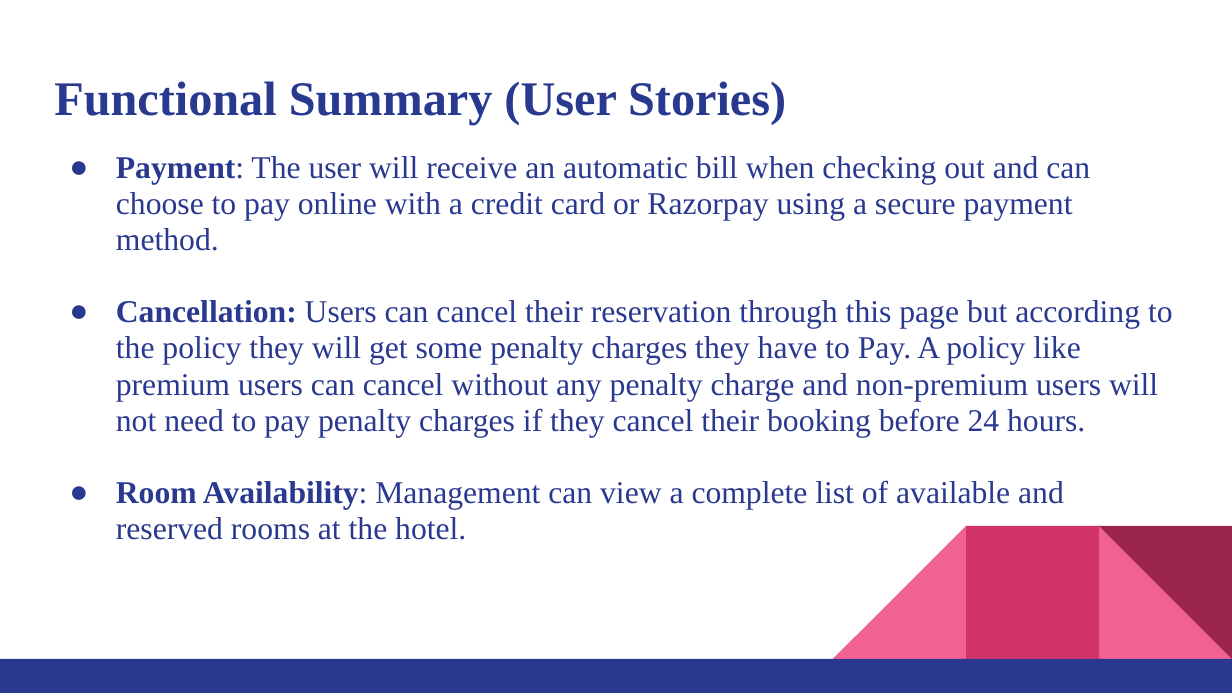
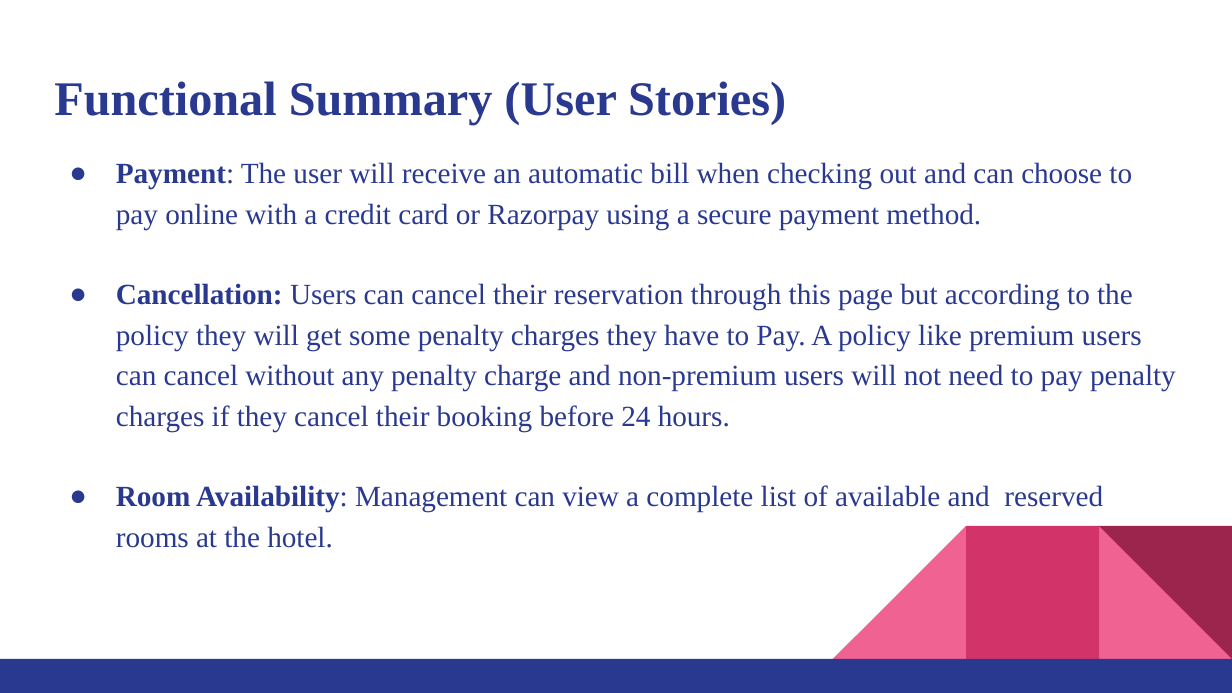
Before and after one commit to jd-rathod-120/Hotel-Automation-System-, a slide deck: slide 7 of Final_Presentation.pptx. Drawn at 1232x693 pixels with LibreOffice and Linux fonts; fonts in the diff are those of the drawing. Boxes give left, top, right and bottom in pixels: in the first picture for what was removed or moved away, otherwise in the second. Text is boxed around its words. In the diff, an @@ line names an element or a change of style, - is before the commit and + after.

```diff
--- a/Final_Presentation.pptx
+++ b/Final_Presentation.pptx
@@ text "Payment: The user will receive ..." at bbox=[116, 162, 1176, 548]: size 18.5 to 17.1 pt; line spacing 0.95 to 1.15 @@
```
Also in this commit, not shown: 3 other slides changed, 1 slide added.
